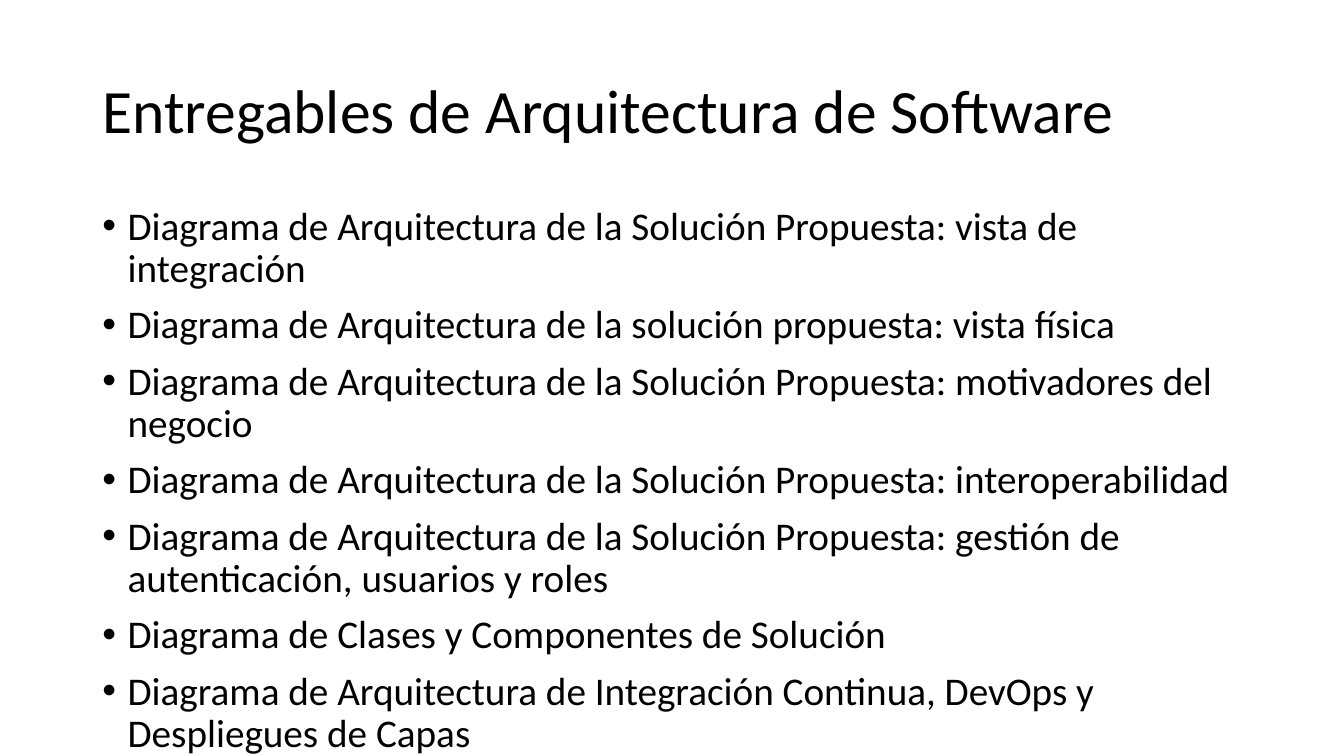
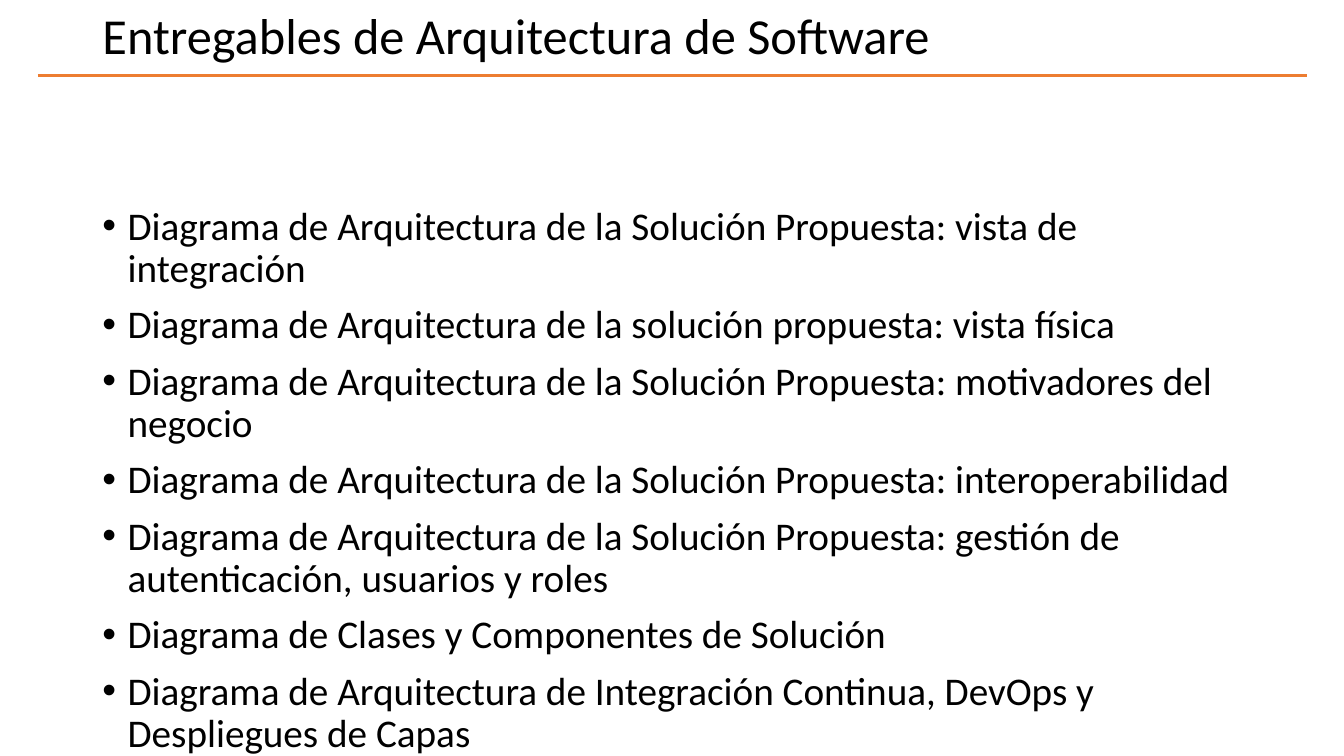
Before and after one commit to hwong23/pgn-078, a slide deck: slide 2 of content/pptxoutpt.pptx. Drawn at 1344x756 pixels with LibreOffice and Linux fonts; fonts in the diff are those of the drawing; background and template pictures are left out. Boxes give left, top, right and bottom in pixels: in the first picture for what was removed or moved away, otherwise in the second. Text is boxed around its words. In the diff, an @@ line names an element or a change of style, - is before the commit and + after.

Commit message:
pptx7

```diff
--- a/content/pptxoutpt.pptx
+++ b/content/pptxoutpt.pptx
@@ title "Entregables de Arquitectura de Software": place and size @@
-title "Entregables de Arquitectura de Software" at bbox=[102, 90, 1114, 144]
+title "Entregables de Arquitectura de Software" at bbox=[102, 19, 929, 63]
@@ title "Entregables de Arquitectura de Software" at bbox=[102, 19, 929, 63]: size 44 to 36 pt @@
@@ line added from (38, 76) to (1308, 76), #ED7D31 2.25 pt @@
```
Also in this commit, not shown: 14 other slides changed, 2 other files.
